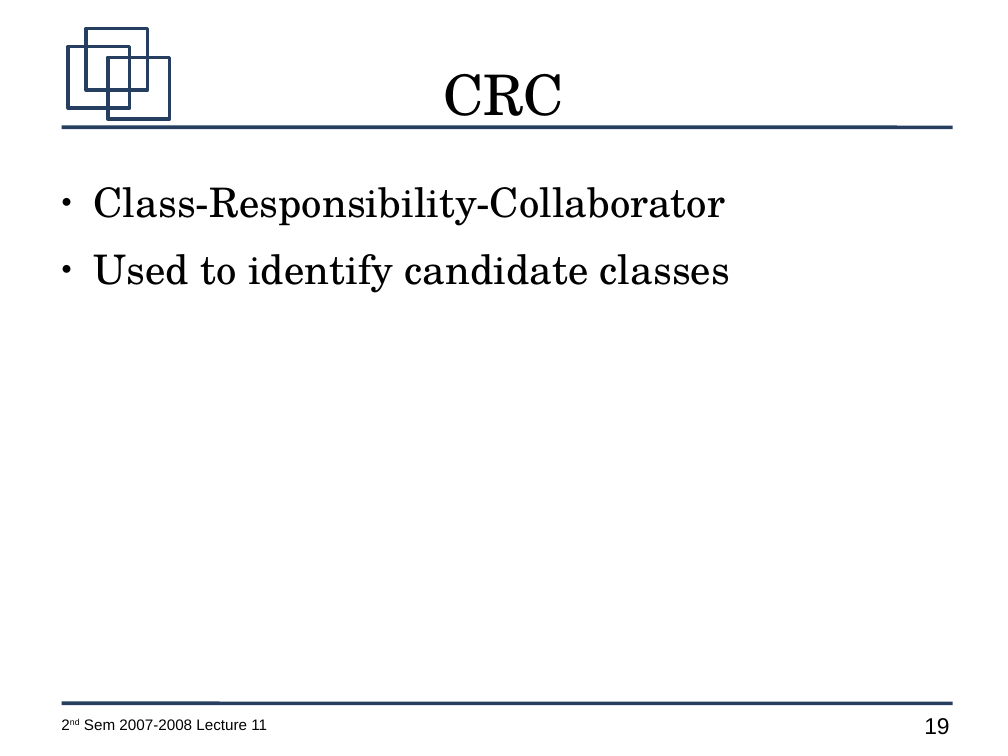
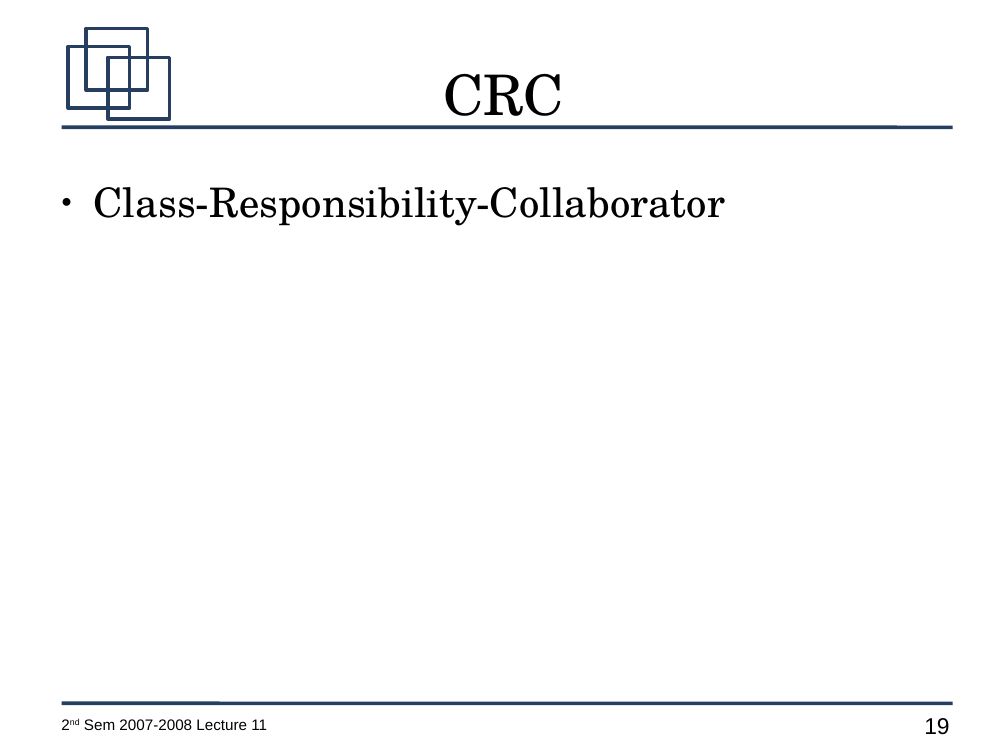
Before and after one commit to jachermocilla/jach-homepage, a slide deck: slide 19 of CMSC128-2nd-Sem-2007-L12.odp. Drawn at 1008x756 pixels with LibreOffice and Linux fonts; fonts in the diff are those of the drawing. Boxes give left, top, right and bottom in pixels: in the first picture for what was removed or moved away, otherwise in the second. Text is boxed around its words. In the diff, an @@ line names an element or a change of style, - is before the commit and + after.

```diff
--- a/CMSC128-2nd-Sem-2007-L12.odp
+++ b/CMSC128-2nd-Sem-2007-L12.odp
@@ text at box(94, 254, 730, 293): paragraph removed @@
-● Used to identify candidate classes
```
